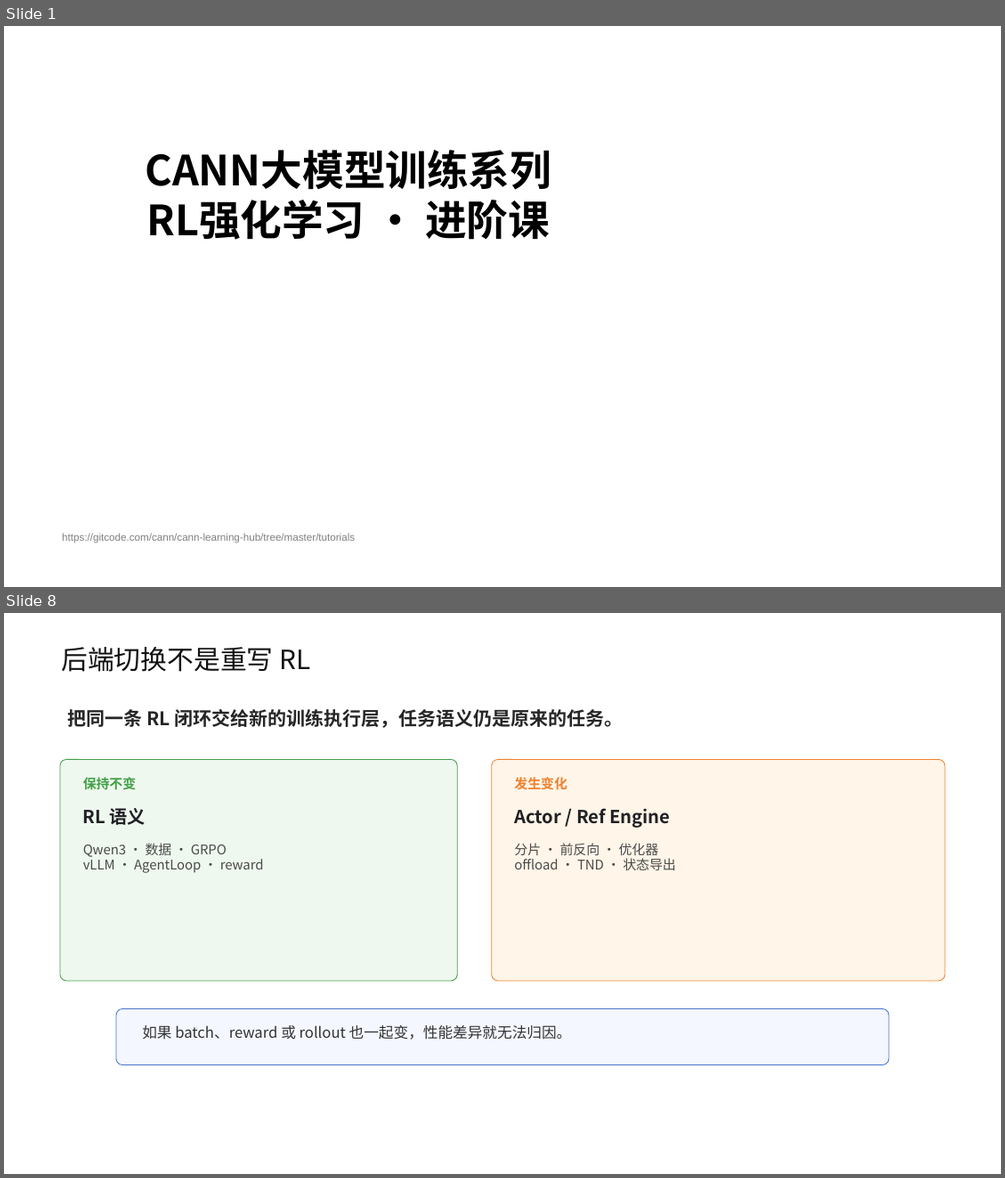
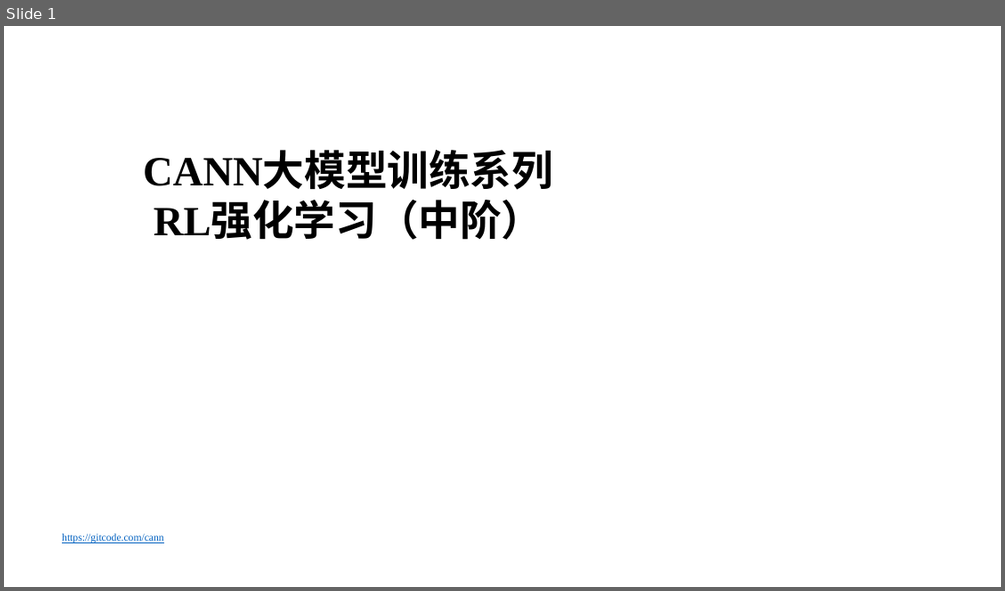
Before and after one commit to hicann/cann-learning-hub, a slide deck: tutorials/rl_training_pipeline/slides/02_rl_training_pipeline.pptx. Shown one above the other, each under a label of ours: slides 1 and 8 before the commit, slide 1 after it; the slides between them are not shown. The pictures are 1005x1178 and 1005x591 pixels, drawn with LibreOffice and Linux fonts; fonts in the diff are those of the drawing; background and template pictures are left out. Boxes give left, top, right and bottom in pixels: in the first picture for what was removed or moved away, otherwise in the second. Text is boxed around its words. In the diff, an @@ line names an element or a change of style, - is before the commit and + after.

Commit message:
docs: 更新 SFT/RL 中阶课程课件

# message auto-generated for no-merge-commit merge:
!1071 merge sft2 into test

docs: 更新 SFT/RL 中阶课程课件

Description: ## 描述
更新了训练课程SFT和RL部分的PPT

## 关联的Issue
不涉及ISSUE

## 测试
本次不涉及代码修改，无需测试

## 文档更新
在SFT和RL中的主README中新增对应的PPT链接地址

## 类型标签
<!--  [x] 表示选中 -->
- [ ] Bug修复
- [ ] 新特性
- [ ] 内容优化
- [x] 其他，请描述：更新课程PPT

## 其他信息
<!-- 在这里可以添加任何与这个 Pull Request 相关的其他说明。 -->

See merge request: cann/cann-learning-hub!1071

```diff
--- a/tutorials/rl_training_pipeline/slides/02_rl_training_pipeline.pptx
+++ b/tutorials/rl_training_pipeline/slides/02_rl_training_pipeline.pptx
@@ slide 8 removed at <box>4,613,1001,1174</box>, background picture (left out) @@
@@ rectangle removed at <box>39,629,793,690</box> @@
@@ text removed at <box>61,647,311,672</box> @@
-后端切换不是重写 RL
@@ rectangle removed at <box>4,688,1001,1105</box> @@
@@ text removed at <box>67,709,623,728</box> @@
-把同一条 RL 闭环交给新的训练执行层，任务语义仍是原来的任务。
@@ rounded rectangle removed at <box>60,760,457,981</box> @@
@@ rounded rectangle removed at <box>492,760,945,981</box> @@
@@ text removed at <box>83,777,136,790</box> @@
-保持不变
@@ text removed at <box>514,777,566,790</box> @@
-发生变化
@@ text removed at <box>83,808,146,825</box> @@
-RL 语义
@@ text removed at <box>514,808,670,827</box> @@
-Actor / Ref Engine
@@ text removed at <box>83,843,264,873</box> @@
-Qwen3 · 数据 · GRPO
-vLLM · AgentLoop · reward
@@ text removed at <box>514,843,675,870</box> @@
-分片 · 前反向 · 优化器
-offload · TND · 状态导出
@@ rounded rectangle removed at <box>116,1008,889,1064</box> @@
@@ text removed at <box>142,1025,572,1039</box> @@
-如果 batch、reward 或 rollout 也一起变，性能差异就无法归因。
@@ slide 1 changed as well @@
@@ text at <box>143,153,553,190</box>: font Noto Sans CJK SC to Times New Roman in "CANN大模型训练系列" @@
@@ text at <box>154,203,543,240</box>: text changed; font Noto Sans CJK SC to Times New Roman @@
-RL强化学习 · 进阶课
+RL强化学习（中阶）
@@ text at <box>62,533,164,543</box>: text changed; font Arial to Times New Roman; text colour #808080 to #0563C1 @@
-https://gitcode.com/cann/cann-learning-hub/tree/master/tutorials
+https://gitcode.com/cann
```
Also in this commit, not shown: 4 other slides changed, 28 slides added, 33 other slides removed, 1 other file.
